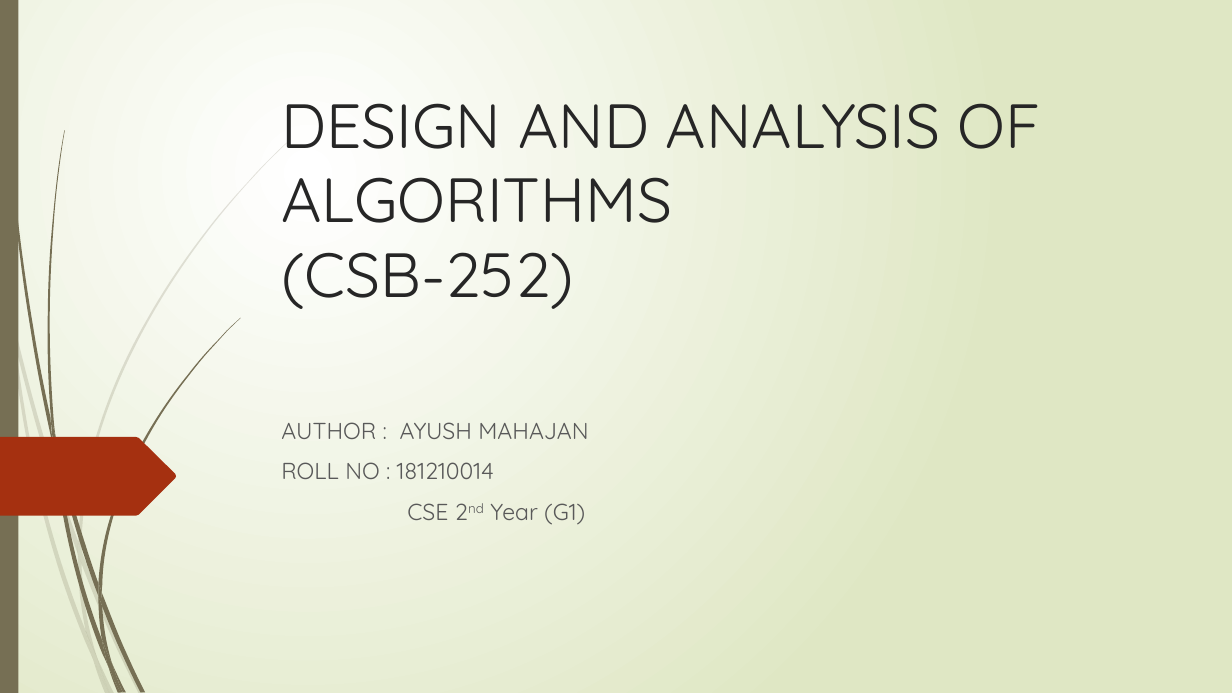
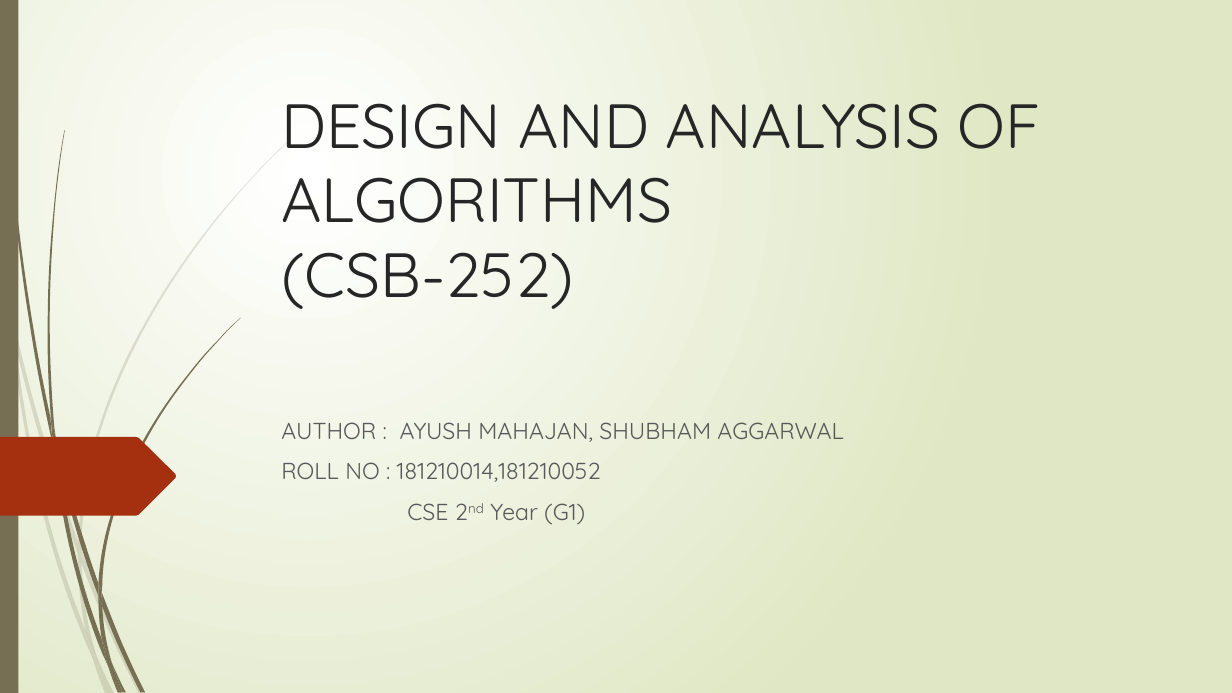
Before and after one commit to nitcse2018/daa-mahajanayush77, a slide deck: slide 1 of Daa.pptx. Drawn at 1232x693 pixels with LibreOffice and Linux fonts; fonts in the diff are those of the drawing. Boxes give left, top, right and bottom in pixels: in the first picture for what was removed or moved away, otherwise in the second. Text is boxed around its words. In the diff, an @@ line names an element or a change of style, - is before the commit and + after.

Commit message:
updated ppt

```diff
--- a/Daa.pptx
+++ b/Daa.pptx
@@ subtitle at [281, 422, 843, 482]: text changed @@
-AUTHOR : AYUSH MAHAJAN
-ROLL NO : 181210014
+AUTHOR : AYUSH MAHAJAN, SHUBHAM AGGARWAL
+ROLL NO : 181210014,181210052
```
